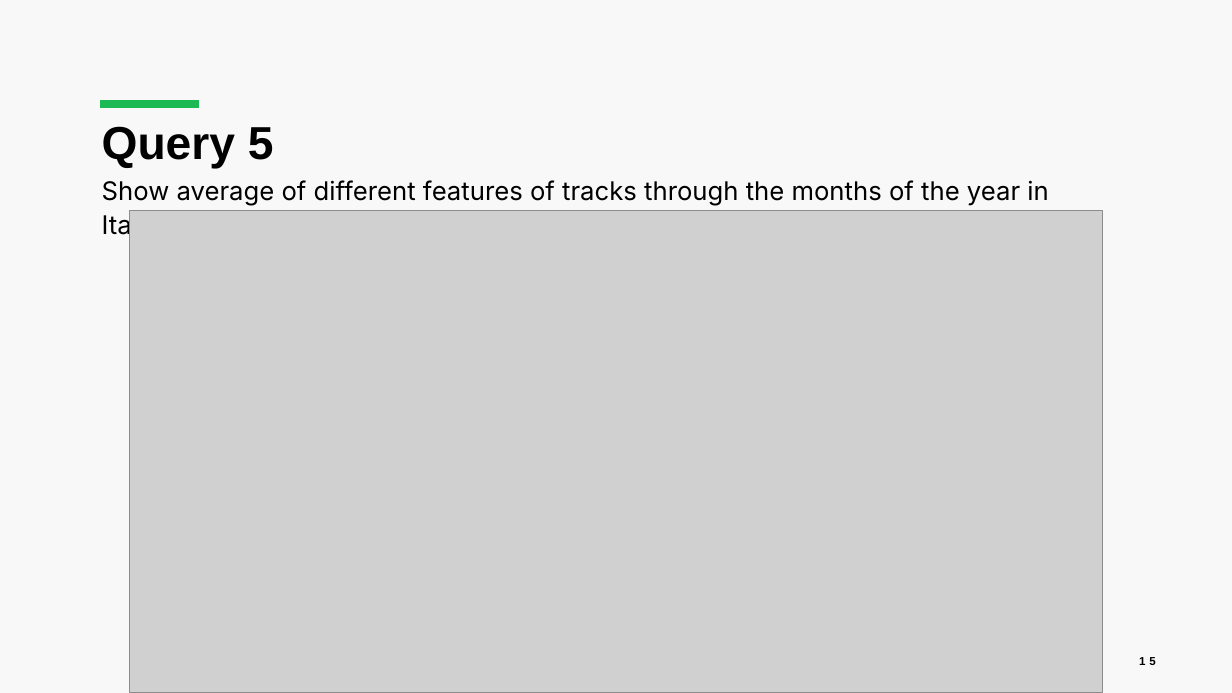
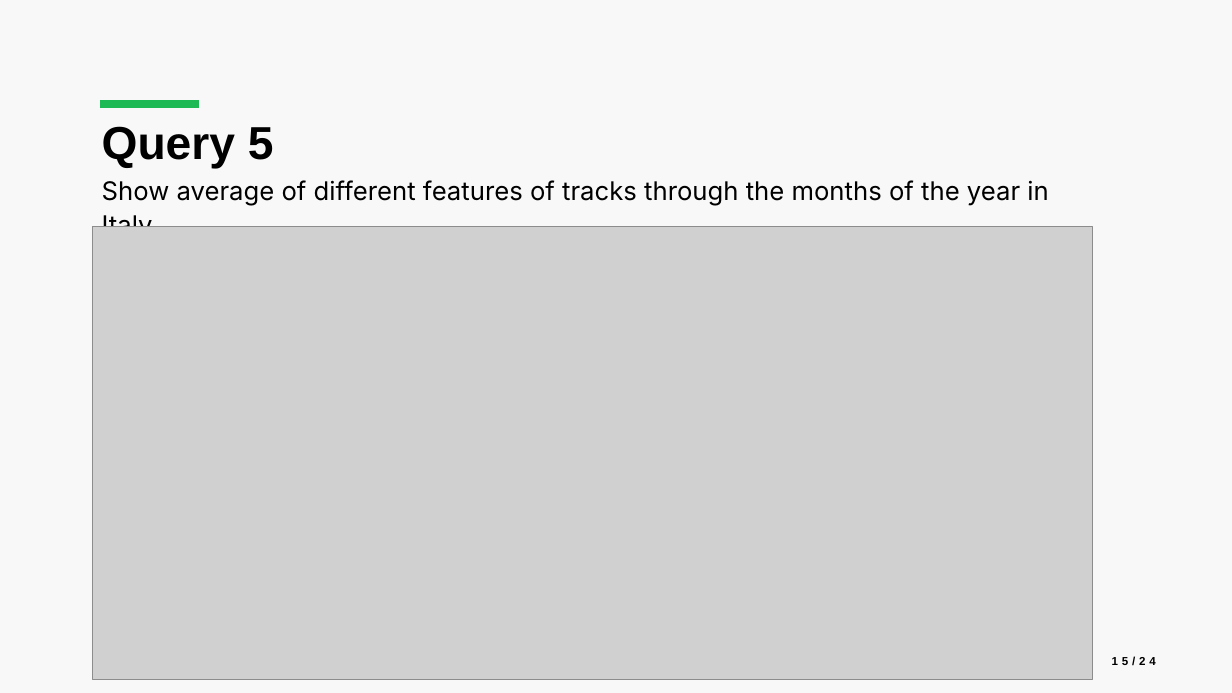
Before and after one commit to luca-martinelli-09/spotify-lod, a slide deck: slide 15 of Spotify_Presentation.pptx. Drawn at 1232x693 pixels with LibreOffice and Linux fonts; fonts in the diff are those of the drawing; grey boxes stand for pictures. Boxes give left, top, right and bottom in pixels: in the first picture for what was removed or moved away, otherwise in the second. Text is boxed around its words. In the diff, an @@ line names an element or a change of style, - is before the commit and + after.

```diff
--- a/Spotify_Presentation.pptx
+++ b/Spotify_Presentation.pptx
@@ picture: place and size @@
-picture at [130,211,1103,693]
+picture at [92,226,1092,679]
@@ page number at [1112,656,1156,666]: text changed @@
-15
+15/24
```
Also in this commit, not shown: 9 other slides changed, 2 other files.
